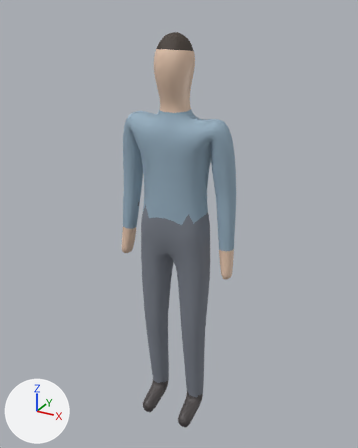
One commit to the glTF model assets/models/person.glb: the scene before it, then after it.
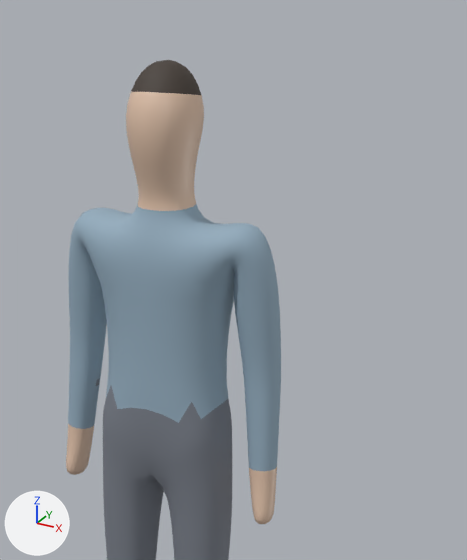
Each version appears first whole from a 50 mm lens placed at (0.922, -1.645, 1.812), pointed at (-0.001, 0.033, 0.973), and next in a close-up on the part from 24% to 94% of the width and 0% to 67% of the height. The axes (+X, +Y, +Z) are drawn at lower left. The lights are the same throughout. The older version's two pictures come first. Vertices at exactly the same position are counted once.

In view in the first close-up: 'Body'.
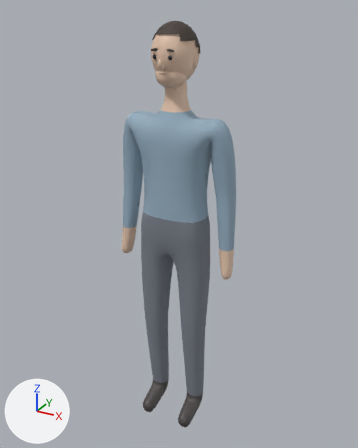
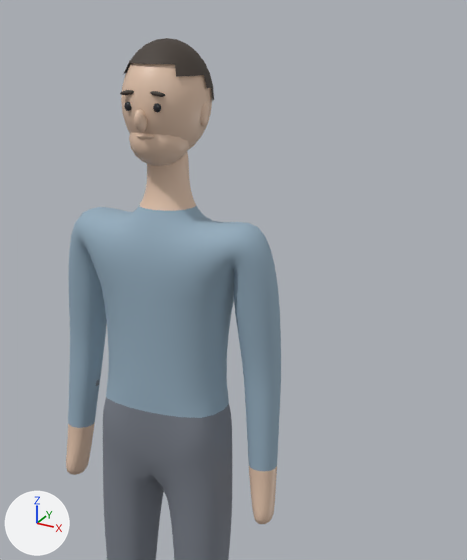
Changed parts and their boxes [x1, y1, x2, y2] in the close-ups (467 x 560 px):
'Body', reshaped: before [66, 60, 281, 560]; after [66, 38, 281, 560]
part 1 of me_body, added (beige): after [129, 132, 190, 166]
part 2 of me_body, added: after [137, 134, 154, 139]
part 3 of me_body, added: after [153, 103, 161, 113]
part 4 of me_body, added: after [124, 102, 131, 111]
part 5 of me_body, added: after [124, 38, 214, 100]
part 6 of me_body, added: after [150, 91, 166, 97]
part 7 of me_body, added: after [120, 90, 134, 95]
part 8 of me_body, reshaped: before [89, 60, 235, 287]; after [89, 63, 235, 287]
part 9 of me_body, added: after [68, 375, 280, 478]
part 10 of me_body, recoloured: before [189, 74, 201, 95]; after [200, 107, 210, 121]

Diff of the bpy script that builds the scene:
```diff
--- a/assets/models/person.glb.py
+++ b/assets/models/person.glb.py
@@ mat_eyes @@
+mat_eyes = principled_material('eyes')
+mat_eyes.base_color = (0.02, 0.02, 0.025)  # black #27272c
+mat_eyes.roughness = 0.2
@@ me_body @@
 # used by ob_body; location = (0.0, 0.0, 0.0)
-me_body.from_pydata(...)  # 3226 vertices, 6448 faces; spans x -0.26..0.26, y -0.13..0.09, z 0.01..1.73
+me_body.from_pydata(...)  # 4289 vertices, 8500 faces; spans x -0.26..0.26, y -0.13..0.11, z 0.01..1.77
+# me_body part 1: a new loose piece, a UV sphere (16 segments, 10 rings, poles along z) spanning x -0.06..0.06, y -0.084..0.036, z 1.536..1.636, in mat_skin (beige #e5c5ad)
+# me_body part 2: a new loose piece, a UV sphere (10 segments, 6 rings, poles along z) spanning x -0.0181..0.0181, y -0.087..-0.073, z 1.5925..1.6015, in mat_skin (beige #e5c5ad)
+# me_body part 3: a new loose piece, an icosphere of 80 faces spanning x 0.023..0.039, y -0.094..-0.082, z 1.641..1.658, in mat_eyes (black #27272c)
+# me_body part 4: a new loose piece, an icosphere of 80 faces spanning x -0.039..-0.023, y -0.094..-0.082, z 1.641..1.658, in mat_eyes (black #27272c)
+# me_body part 5: a new loose piece of 145 vertices spanning x -0.09..0.09, y -0.08..0.11, z 1.63..1.77, in mat_hair (brown #453c35)
+# me_body part 6: a new loose piece of 26 vertices spanning x 0.02..0.05, y -0.09..-0.08, z 1.67..1.68, in mat_hair (brown #453c35)
+# me_body part 7: a new loose piece of 26 vertices spanning x -0.05..-0.02, y -0.09..-0.08, z 1.67..1.68, in mat_hair (brown #453c35)
+# me_body part 8: 98 vertices moved from x -0.16..0.16, y -0.07..0.07, z 1.33..1.7 to x -0.16..0.16, y -0.06..0.06, z 1.33..1.65; 142 vertices removed from x -0.16..0.16, y -0.08..0.08, z 1.33..1.73; 564 vertices added at x -0.16..0.16, y -0.11..0.1, z 1.34..1.76
+# me_body part 9: 126 vertices added at x -0.26..0.26, y -0.09..0.09, z 0.93..1.04
+# me_body part 10: 13 faces spanning x 0.07..0.09, y -0.01..0.02, z 1.62..1.65 switch from mat_hair (brown #453c35) to mat_skin (beige #e5c5ad)
+# other edits to the shape of me_body do not show in these pictures
 me_body.materials.append(mat_shirt)
@@ me_body @@
 me_body.materials.append(mat_boots)
+me_body.materials.append(mat_eyes)  # black #27272c
```
